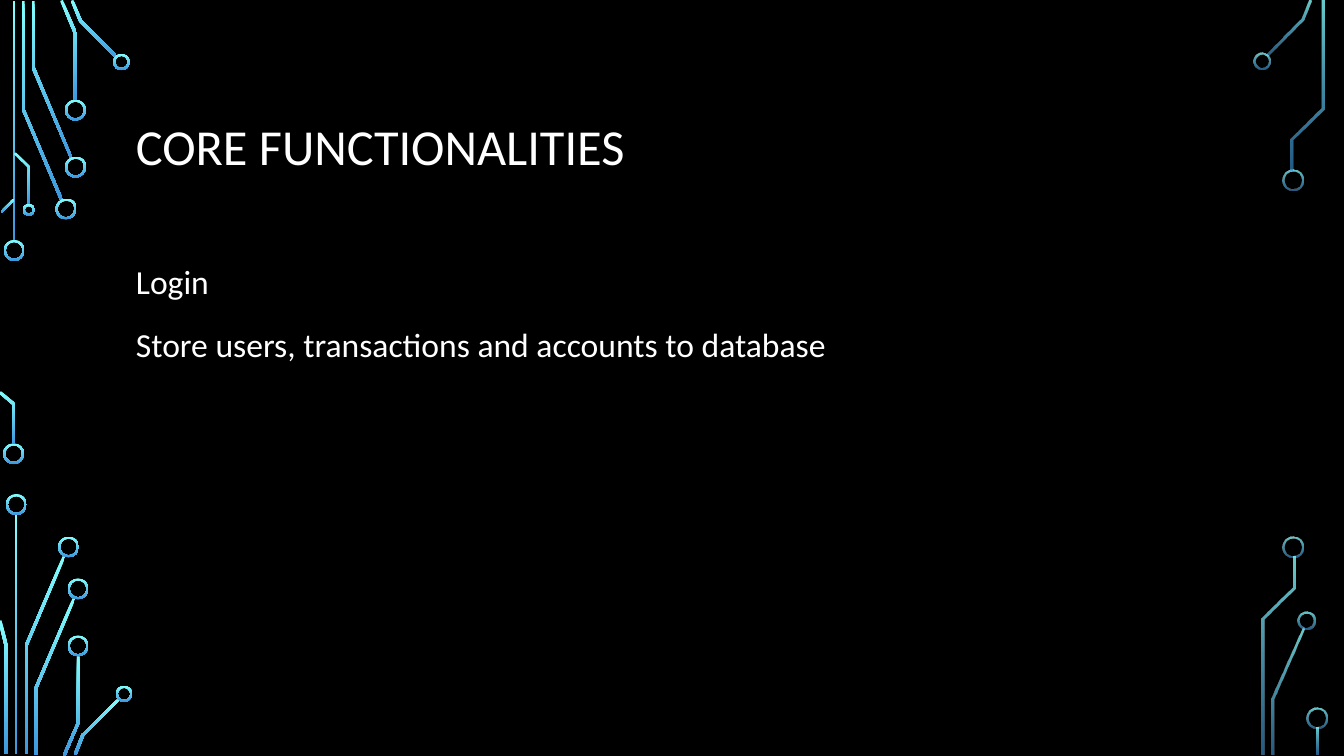
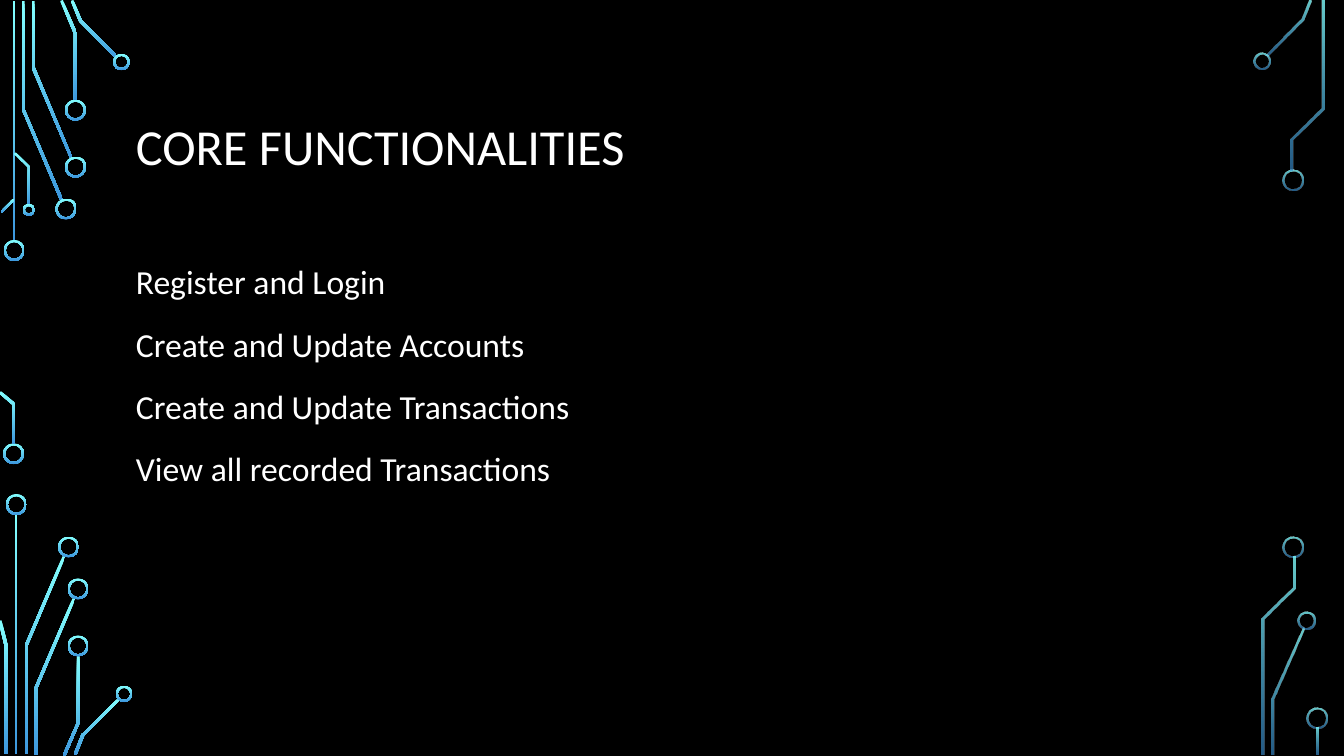
Before and after one commit to MichaelDuToit/SD6501_BudgieCoin_Project, a slide deck: slide 3 of Documentation/Final Project Documentation/SD6501_FinalProject_Presentation_MDuToit.pptx. Drawn at 1344x756 pixels with LibreOffice and Linux fonts; fonts in the diff are those of the drawing; background and template pictures are left out. Boxes give left, top, right and bottom in pixels: in the first picture for what was removed or moved away, otherwise in the second. Text is boxed around its words. In the diff, an @@ line names an element or a change of style, - is before the commit and + after.

```diff
--- a/Documentation/Final Project Documentation/SD6501_FinalProject_Presentation_MDuToit.pptx
+++ b/Documentation/Final Project Documentation/SD6501_FinalProject_Presentation_MDuToit.pptx
@@ text at (x1=136, y1=270, x2=570, y2=482): text changed @@
-Login
-Store users, transactions and accounts to database
+Register and Login
+Create and Update Accounts
+Create and Update Transactions
+View all recorded Transactions
```
Also in this commit, not shown: 4 other slides changed, 2 other files.
